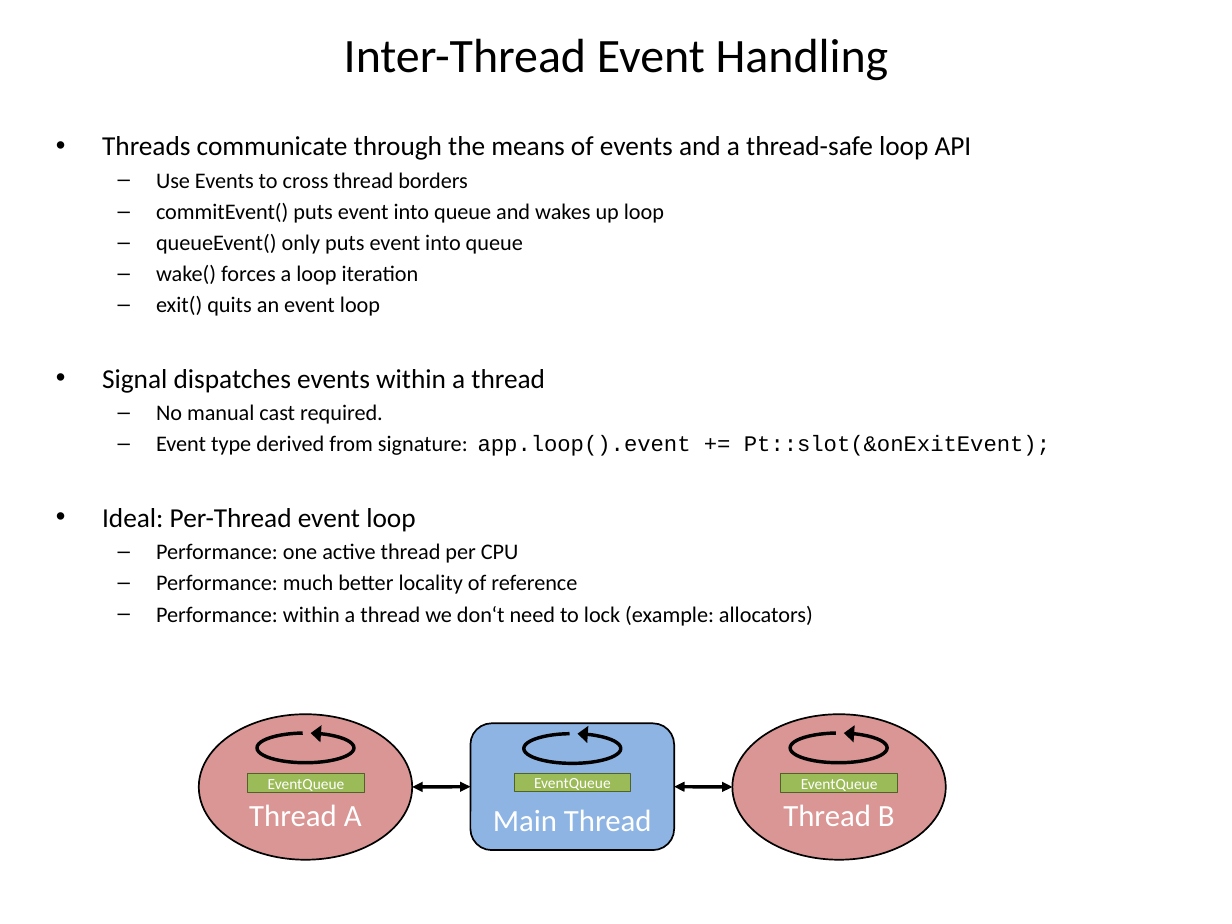
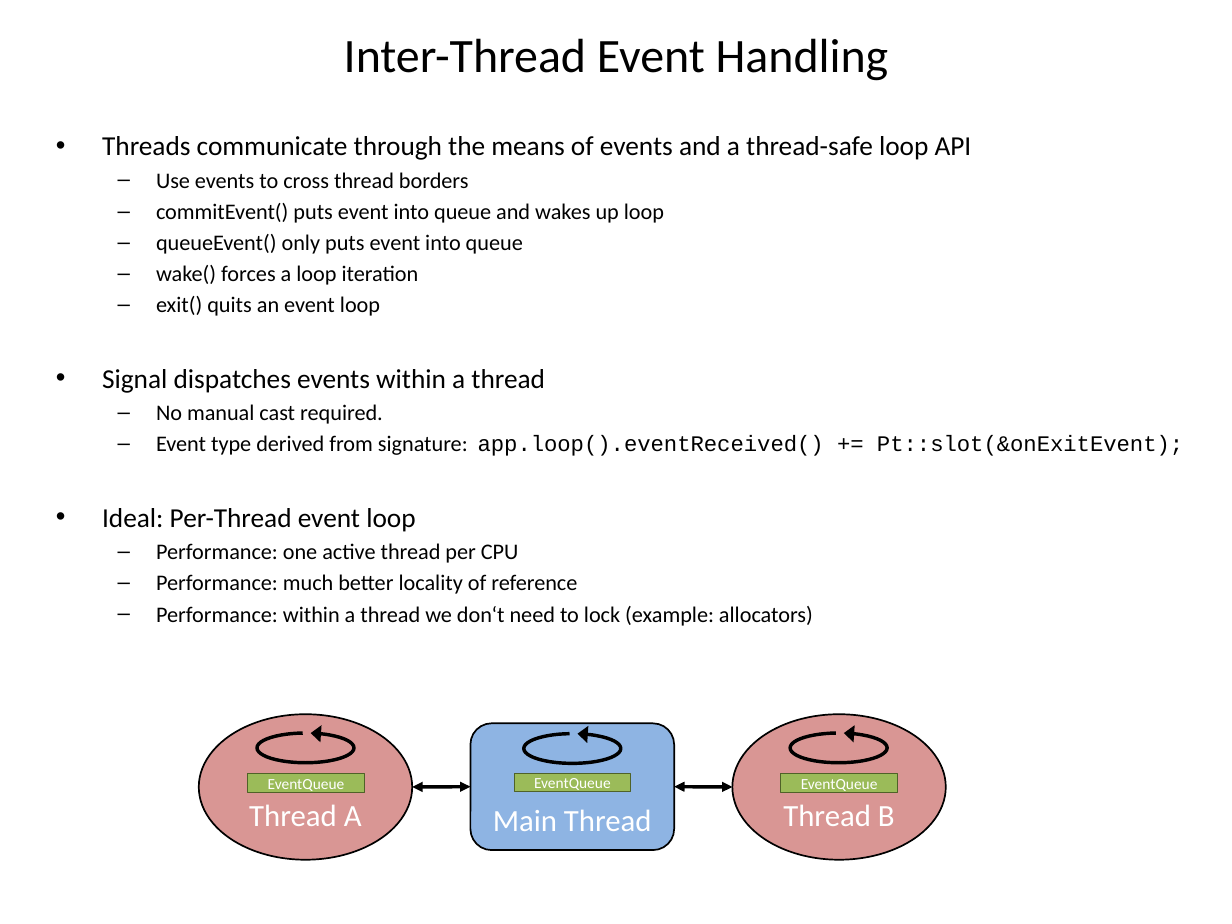
Before and after one commit to Pt-Framework/Pt, a slide deck: slide 17 of doc/other/asynchrony_for_the_masses.pptx. Drawn at 1232x924 pixels with LibreOffice and Linux fonts; fonts in the diff are those of the drawing. Boxes give left, top, right and bottom in pixels: in the first picture for what was removed or moved away, otherwise in the second. Text is boxed around its words. In the diff, an @@ line names an element or a change of style, - is before the commit and + after.

```diff
--- a/doc/other/asynchrony_for_the_masses.pptx
+++ b/doc/other/asynchrony_for_the_masses.pptx
@@ text at (156,172,469,188): text changed @@
-  – Use Events to cross thread borders
+  – Use events to cross thread borders
@@ text at (156,435,1183,456): text changed @@
-  – Event type derived from signature: app.loop().event += Pt::slot(&onExitEvent);
+  – Event type derived from signature: app.loop().eventReceived() += Pt::slot(&onExitEvent);
```
Also in this commit, not shown: 13 other slides changed, 13 other files.
